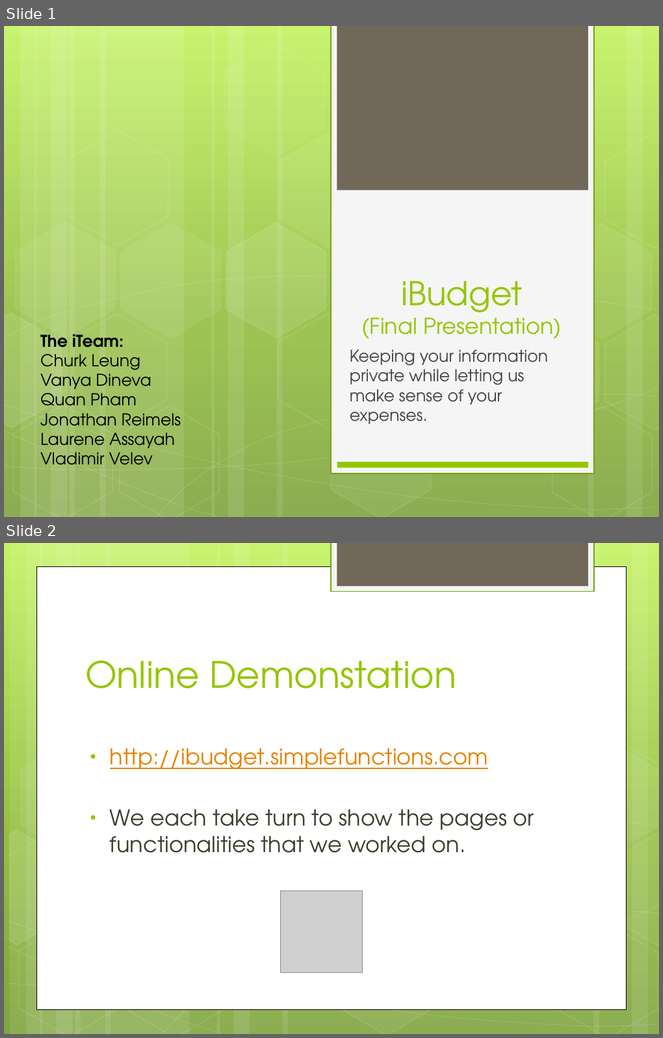
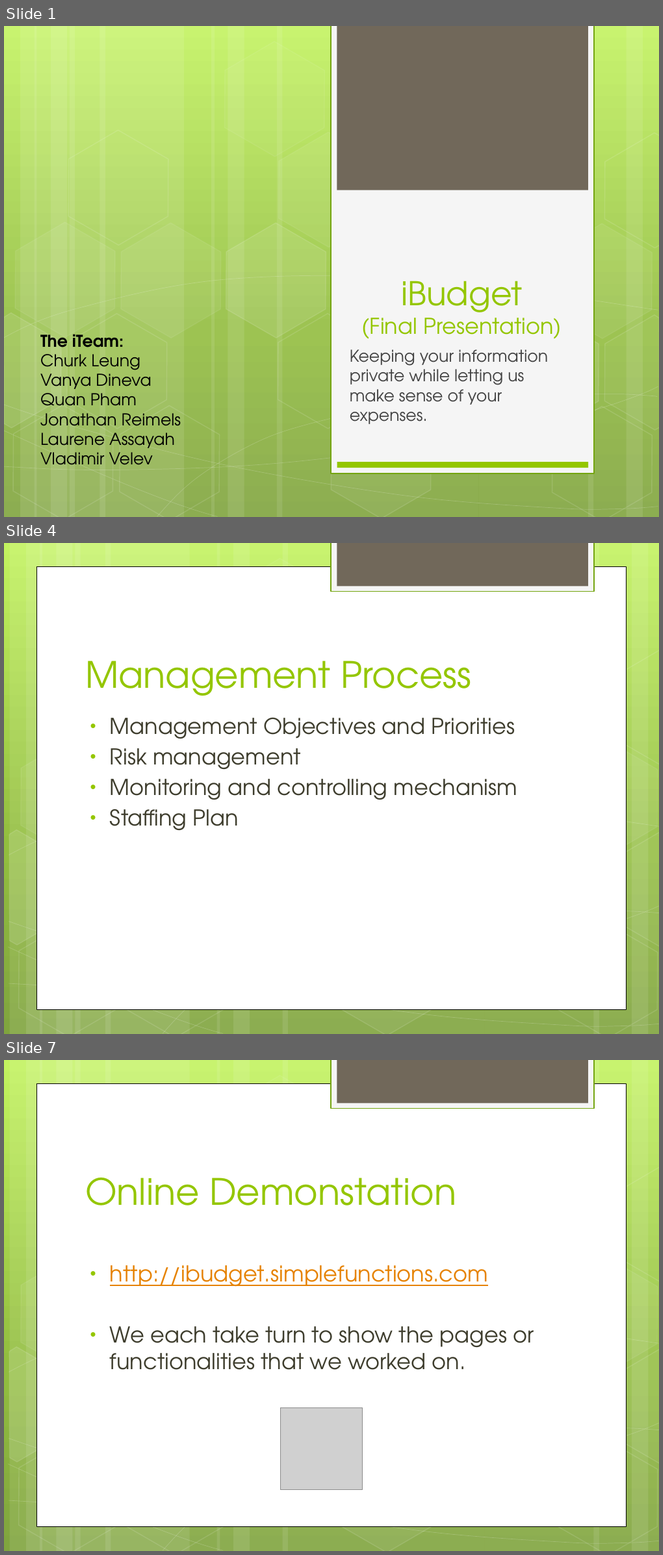
Before and after one commit to hiyenwong/cs679-b1-class-project, a slide deck: deliverables/final/Final Presentation.pptx. Shown one above the other, each under a label of ours: slides 1 and 2 before the commit, slides 1, 4 and 7 after it; the slides between them are not shown. The pictures are 663x1038 and 663x1555 pixels, drawn with LibreOffice and Linux fonts; fonts in the diff are those of the drawing; grey boxes stand for pictures. Boxes give left, top, right and bottom in pixels: in the first picture for what was removed or moved away, otherwise in the second. Text is boxed around its words. In the diff, an @@ line names an element or a change of style, - is before the commit and + after.

```diff
--- a/deliverables/final/Final Presentation.pptx
+++ b/deliverables/final/Final Presentation.pptx
@@ slide 4 added at (4, 543, 659, 1034), background gradient #C3F35F to #93BF3F to #81A53E; not listed: 31 template elements that a slide beside it also shows @@
@@ title added at (85, 661, 471, 696), 40 pt, text #94C600 @@
+Management Process
@@ text added at (110, 717, 518, 831), 24 pt, text #3E3D2D @@
+• Management Objectives and Priorities
+• Risk management
+• Monitoring and controlling mechanism
+• Staffing Plan
@@ what was slide 2 is now slide 7 @@
```
Also in this commit, not shown: 4 other slides added.
